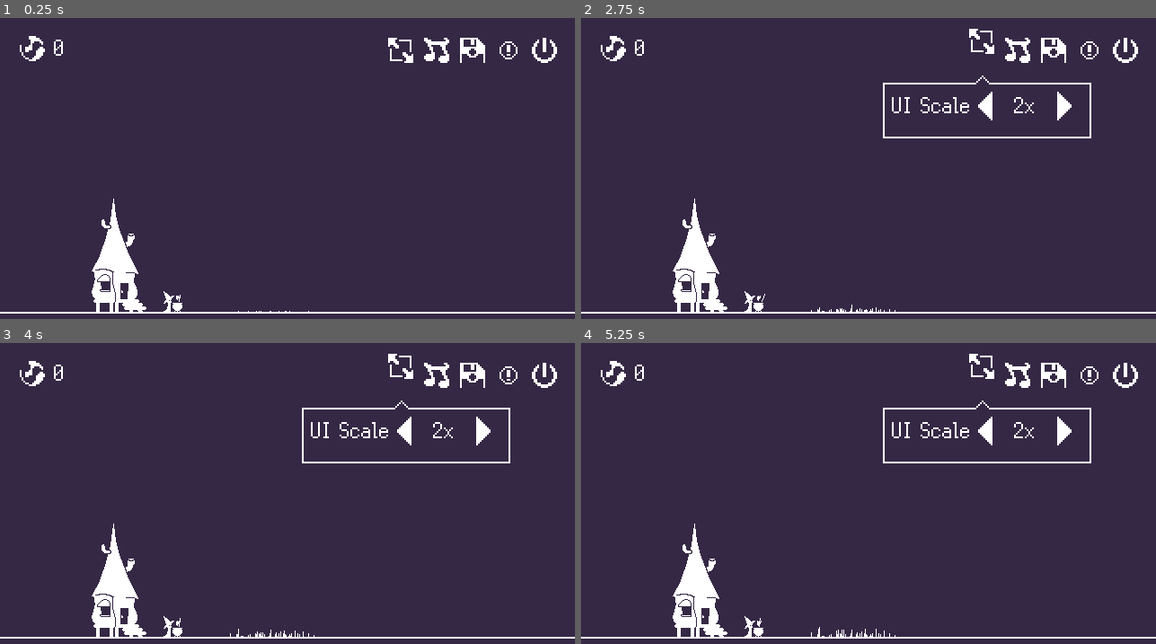
Above: before the commit, frames 1-4 (two rows, left to right).
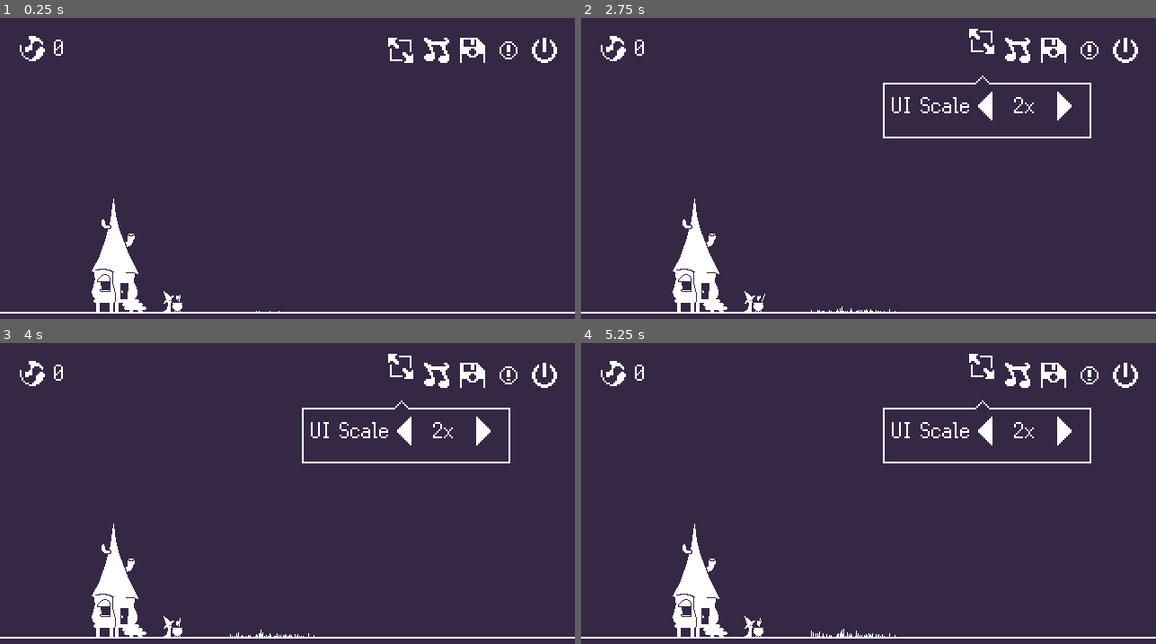
Above: after the commit, the same moments.

Repository: nicokumike/MajoKara
Game: Godot game, scene res://main.tscn
Two runs of this game, one before a commit and one after it. Both use one fixed random seed, a clock stepped at 60 frames per second and the inputs below.
Inputs (mouse positions are in pixels of both pictures, inside the frame that each line leads up to):
- Up to frame 1 (0.25 s): no input
- Up to frame 2 (2.75 s): click (983, 51) at 0.5 s; click (1087, 51) at 1.25 s; click (983, 51) at 2 s
- Up to frame 3 (4 s): click (414, 430) at 2.75 s; click (523, 388) at 3.5 s
- Up to frame 4 (5.25 s): click (1087, 376) at 4.25 s; click (983, 376) at 5 s

The runs differ from the first frame. In frame 1, less than 0.1% of the frame differs, in the area x 41-54%, y 97-98%; in frame 2, less than 0.1%; in frame 3, less than 0.1%; in frame 4, less than 0.1%, in the area x 40-53%, y 94-98%.

Commit message:
code for the grass and fairy

Diff:
--- a/Entities/Environment/ground.gd
+++ b/Entities/Environment/ground.gd
@@ -16,3 +16,4 @@
 func _on_resize_timer_timeout():
 	position.y = get_viewport().get_visible_rect().size.y - 32
 	SignalBus.ground_position.y = position.y
+	print(position.y)
--- a/Entities/Environment/ground.tscn
+++ b/Entities/Environment/ground.tscn
@@ -106,7 +106,7 @@
 script = ExtResource("7_d6xj7")
 
 [node name="Timer" type="Timer" parent="Forest"]
-wait_time = 0.001
+wait_time = 0.05
 autostart = true
 
 [node name="Count" type="Label" parent="."]
--- a/Entities/Environment/planter.gd
+++ b/Entities/Environment/planter.gd
@@ -3,18 +3,26 @@
 @onready var planter = $"."
 @onready var PLANT = preload("res://Entities/Plants/magic_grass.tscn")
 @onready var ground = $"../.."
+@onready var count = $"../../Count"
 var counted = 0
 var max_plant_spawn = 50
 var max_forest_size = 100
-@onready var count = $"../../Count"
+var used_numbers = []
 
 func _on_timer_timeout():
-	if counted <= max_plant_spawn:
+	if counted < max_plant_spawn:
 		var plant_point = randi_range(0, max_forest_size)
-		planter.progress = plant_point
-		var to_be_plant = PLANT.instantiate()
-		ground.add_child(to_be_plant)
-		to_be_plant.global_position = planter.global_position
-		counted += 1
+		if used_numbers.has(plant_point):
+			pass
+		else:
+			used_numbers.append(plant_point)
+			planter.progress = plant_point
+			var to_be_plant = PLANT.instantiate()
+			ground.add_child(to_be_plant)
+			to_be_plant.global_position = planter.global_position
+			counted += 1
 	else:
 		pass
+
+func _plant():
+	pass
--- a/Entities/Fairies/fairy.gd
+++ b/Entities/Fairies/fairy.gd
@@ -6,6 +6,7 @@
 @onready var end_point: Marker2D = $EndPoint
 @onready var locator: Marker2D = $Locator
 @onready var area_2d: Area2D = $Locator/Area2D
+@onready var current_grass = Node2D
 var current_pos = Vector2()
 
 func get_current_position():
@@ -22,7 +23,6 @@
 
 func search_for_plant():
 	locator.position.x += 1
-
 
 func _ready() -> void:
 	get_current_position()
@@ -41,8 +41,6 @@
 func _process(delta: float) -> void:
 	if follow.progress_ratio == 1:
 		pass
-		#emit_signal("fill")
-		#queue_free()
 
 func fairy_flight():
 	#$Path2D/PathFollow2D/Firelantern.visible = true
@@ -53,7 +51,14 @@
 func _on_locator_timeout_timeout() -> void:
 	search_for_plant()
 
-
-func _on_area_2d_connect_grass(sender) -> void:
+func _on_area_2d_connect_grass(sender, value) -> void:
 	$LocatorTimeout.stop()
 	sender.fairy_acknowledges_me()
+	current_grass = sender
+	print(value)
+	locator.global_position.y = SignalBus.ground_position.y
+	locator.global_position.y -= value
+	print(value)
+
+func reset():
+	current_grass = null
--- a/Entities/Fairies/fairy_area.gd
+++ b/Entities/Fairies/fairy_area.gd
@@ -2,8 +2,8 @@
 
 signal connect_grass
 
-func connect_fairy(sender):
-	emit_signal("connect_grass", sender)
+func connect_fairy(sender, value):
+	emit_signal("connect_grass", sender, value)
 
 func _on_area_entered(area) -> void:
 	print("detected somethin")
--- a/Entities/Plants/magic_grass.gd
+++ b/Entities/Plants/magic_grass.gd
@@ -33,7 +33,7 @@
 	if ray_cast_2d.is_colliding() == true:
 		var obj = ray_cast_2d.get_collider()
 		if obj.has_method("connect_fairy"):
-			obj.connect_fairy(self)
+			obj.connect_fairy(self, value)
 
 func fairy_acknowledges_me():
 	print("hell ya")
